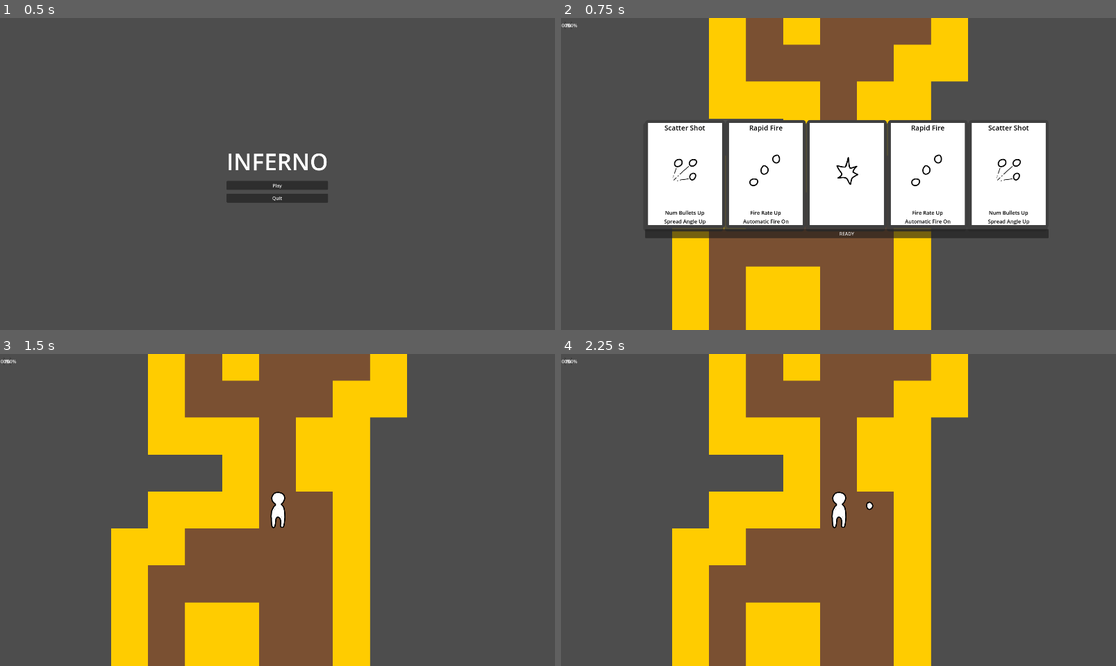
Above: before the commit, frames 1-4 (two rows, left to right).
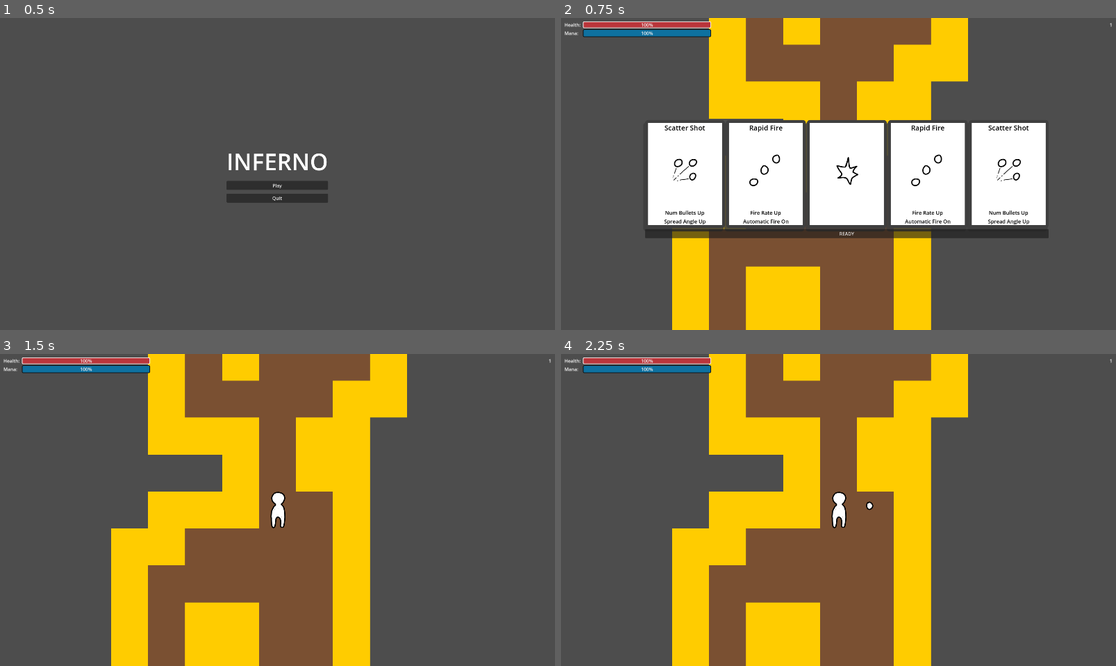
Above: after the commit, the same moments.

Repository: wpuerner/inferno
Game: Godot game, scene res://scenes/main_menu.tscn
The game is run twice, just before and just after one commit, with the same random seed, the same clock (stepped at 60 frames per second) and the same inputs.
Inputs (mouse positions are in pixels of both pictures, inside the frame that each line leads up to):
- Up to frame 1 (0.5 s): no input
- Up to frame 2 (0.75 s): click "Play" at 0.5 s
- Up to frame 3 (1.5 s): click "READY" at 1.25 s
- Up to frame 4 (2.25 s): tap Enter at 2 s; move the mouse to (960, 494) at 2.02 s; press the mouse at (960, 494) at 2.03 s

Frame 1 is identical in both runs. In frame 2, 1.2% of the frame differs, in the area x 0-100%, y 1-7%; in frame 3, 1.2%; in frame 4, 1.2%.

Commit message:
fix hud ui

Diff:
--- a/scenes/main.tscn
+++ b/scenes/main.tscn
@@ -48,21 +48,6 @@
 	_load_level()
 "
 
-[sub_resource type="Curve2D" id="Curve2D_0pryu"]
-_data = {
-"points": PackedVector2Array(0, 0, 0, 0, -55, -53, 0, 0, 0, 0, 1984, -49, 0, 0, 0, 0, 1962, 1117, 0, 0, 0, 0, -42, 1104, 0, 0, 0, 0, -51, -51)
-}
-point_count = 5
-
-[sub_resource type="GDScript" id="GDScript_4tqpj"]
-script/source = "extends PathFollow2D
-
-var speed: float = 500
-
-func _physics_process(delta: float):
-	progress += speed * delta
-"
-
 [sub_resource type="GDScript" id="GDScript_6s5x2"]
 script/source = "extends CenterContainer
 
@@ -78,6 +63,50 @@
 	visible = false
 	event_bus.restart_game()
 "
+
+[sub_resource type="StyleBoxFlat" id="StyleBoxFlat_qirpa"]
+bg_color = Color(0.977937, 0.977937, 0.977937, 1)
+border_color = Color(0.977937, 0.977937, 0.977937, 1)
+corner_radius_top_left = 4
+corner_radius_top_right = 4
+corner_radius_bottom_right = 4
+corner_radius_bottom_left = 4
+
+[sub_resource type="StyleBoxFlat" id="StyleBoxFlat_hccur"]
+bg_color = Color(0.729412, 0.211765, 0.231373, 1)
+border_width_left = 2
+border_width_top = 2
+border_width_right = 2
+border_width_bottom = 2
+border_color = Color(0.977937, 0.977937, 0.977937, 1)
+corner_radius_top_left = 4
+corner_radius_top_right = 4
+corner_radius_bottom_right = 4
+corner_radius_bottom_left = 4
+
+[sub_resource type="StyleBoxFlat" id="StyleBoxFlat_rhenx"]
+bg_color = Color(0.976471, 0.976471, 0.976471, 1)
+border_width_left = 2
+border_width_top = 2
+border_width_right = 2
+border_width_bottom = 2
+border_color = Color(0.0453671, 0.0424668, 0.0405312, 1)
+corner_radius_top_left = 4
+corner_radius_top_right = 4
+corner_radius_bottom_right = 4
+corner_radius_bottom_left = 4
+
+[sub_resource type="StyleBoxFlat" id="StyleBoxFlat_6a6hw"]
+bg_color = Color(0.054902, 0.443137, 0.627451, 1)
+border_width_left = 2
+border_width_top = 2
+border_width_right = 2
+border_width_bottom = 2
+border_color = Color(0.0470588, 0.0431373, 0.0392157, 1)
+corner_radius_top_left = 4
+corner_radius_top_right = 4
+corner_radius_bottom_right = 4
+corner_radius_bottom_left = 4
 
 [sub_resource type="GDScript" id="GDScript_wr0e6"]
 script/source = "extends ColorRect
@@ -143,14 +172,6 @@
 [node name="Level" parent="." instance=ExtResource("1_ddhtq")]
 
 [node name="Player" parent="." instance=ExtResource("1_tjb1v")]
-
-[node name="SkullSpawnerPath2D" type="Path2D" parent="."]
-curve = SubResource("Curve2D_0pryu")
-
-[node name="SkullSpawner" type="PathFollow2D" parent="SkullSpawnerPath2D"]
-position = Vector2(-55, -53)
-rotation = 0.00196174
-script = SubResource("GDScript_4tqpj")
 
 [node name="ManaHandler" type="Node" parent="."]
 script = ExtResource("3_vxcn8")
@@ -198,11 +219,11 @@
 text = "Restart"
 
 [node name="MarginContainer" type="MarginContainer" parent="CanvasLayer"]
-anchors_preset = 10
+anchors_preset = 15
 anchor_right = 1.0
-offset_right = 41.0
-offset_bottom = 51.0
+anchor_bottom = 1.0
 grow_horizontal = 2
+grow_vertical = 2
 theme_override_constants/margin_left = 12
 theme_override_constants/margin_top = 12
 theme_override_constants/margin_right = 12
@@ -210,9 +231,33 @@
 
 [node name="HBoxContainer" type="HBoxContainer" parent="CanvasLayer/MarginContainer"]
 layout_mode = 2
-
-[node name="ManaBar" type="ProgressBar" parent="CanvasLayer/MarginContainer/HBoxContainer"]
-layout_mode = 2
+size_flags_vertical = 0
+
+[node name="GridContainer" type="GridContainer" parent="CanvasLayer/MarginContainer/HBoxContainer"]
+layout_mode = 2
+size_flags_horizontal = 3
+columns = 2
+
+[node name="Label" type="Label" parent="CanvasLayer/MarginContainer/HBoxContainer/GridContainer"]
+layout_mode = 2
+text = "Health: "
+
+[node name="HealthBar" type="ProgressBar" parent="CanvasLayer/MarginContainer/HBoxContainer/GridContainer"]
+layout_mode = 2
+size_flags_horizontal = 3
+theme_override_styles/background = SubResource("StyleBoxFlat_qirpa")
+theme_override_styles/fill = SubResource("StyleBoxFlat_hccur")
+step = 1.0
+value = 100.0
+
+[node name="Label2" type="Label" parent="CanvasLayer/MarginContainer/HBoxContainer/GridContainer"]
+layout_mode = 2
+text = "Mana: "
+
+[node name="ManaBar" type="ProgressBar" parent="CanvasLayer/MarginContainer/HBoxContainer/GridContainer"]
+layout_mode = 2
+theme_override_styles/background = SubResource("StyleBoxFlat_rhenx")
+theme_override_styles/fill = SubResource("StyleBoxFlat_6a6hw")
 max_value = 1000.0
 step = 1.0
 value = 1000.0
@@ -220,11 +265,11 @@
 
 [node name="LevelNumberLabel" type="Label" parent="CanvasLayer/MarginContainer/HBoxContainer"]
 layout_mode = 2
-
-[node name="HealthBar" type="ProgressBar" parent="CanvasLayer/MarginContainer/HBoxContainer"]
-layout_mode = 2
-step = 1.0
-value = 100.0
+size_flags_horizontal = 3
+size_flags_vertical = 0
+size_flags_stretch_ratio = 2.73
+text = "0"
+horizontal_alignment = 2
 
 [node name="HandContainer" type="CenterContainer" parent="CanvasLayer"]
 anchors_preset = 15
Not shown: 1 places in scenes/main.tscn that only renumber resources
